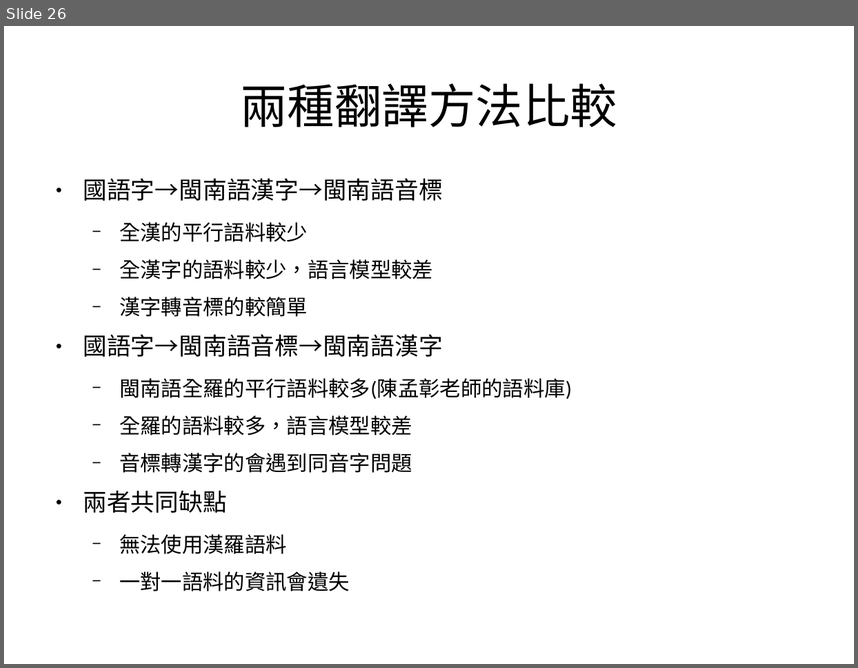
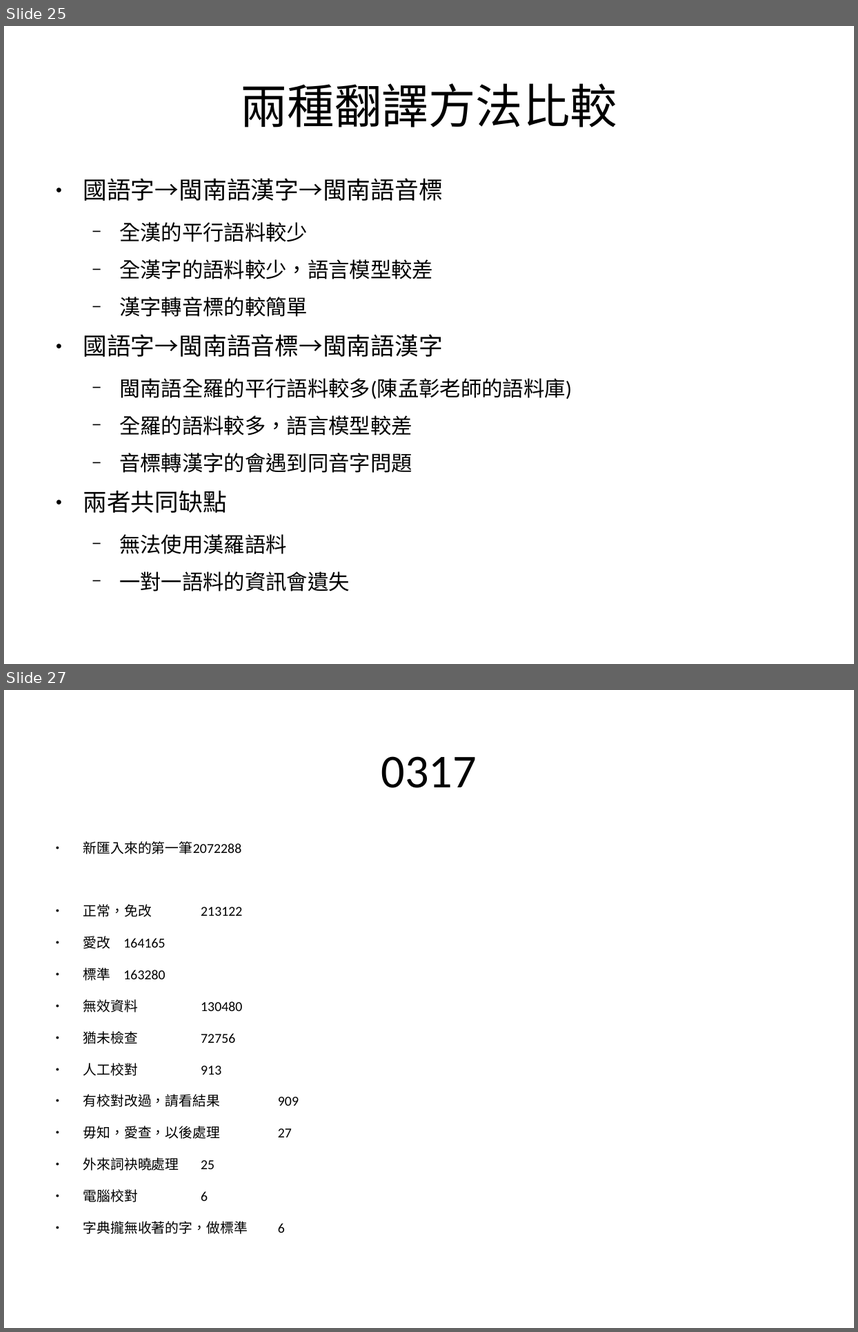
Before and after one commit to sih4sing5hong5/po3-ko3_tau5-iann2-phinn3, a slide deck: 翻譯報告.odp. Shown one above the other, each under a label of ours: slide 26 before the commit, slides 25 and 27 after it; the slides between them are not shown. The pictures are 858x668 and 858x1332 pixels, drawn with LibreOffice and Linux fonts; fonts in the diff are those of the drawing. Boxes give left, top, right and bottom in pixels: in the first picture for what was removed or moved away, otherwise in the second. Text is boxed around its words. In the diff, an @@ line names an element or a change of style, - is before the commit and + after.

Commit message:
加匯入華臺的資料 丞宏

```diff
--- a/翻譯報告.odp
+++ b/翻譯報告.odp
@@ slide 27 added at (4,690,854,1328), background #FFFFFF @@
@@ title added at (381,756,477,788), 44 pt, text #000000 @@
+0317
@@ text added at (83,841,299,1234), 12.8 pt, text #000000 @@
+● 新匯入來的第一筆2072288
+● 正常，免改 213122
+● 愛改 164165
+● 標準 163280
+● 無效資料 130480
+● 猶未檢查 72756
+● 人工校對 913
+● 有校對改過，請看結果 909
+● 毋知，愛查，以後處理 27
+● 外來詞袂曉處理 25
+● 電腦校對 6
+● 字典攏無收著的字，做標準 6
@@ what was slide 26 is now slide 25 @@
```
Also in this commit, not shown: 2 slides changed, 2 other slides added, 2 slides removed.
